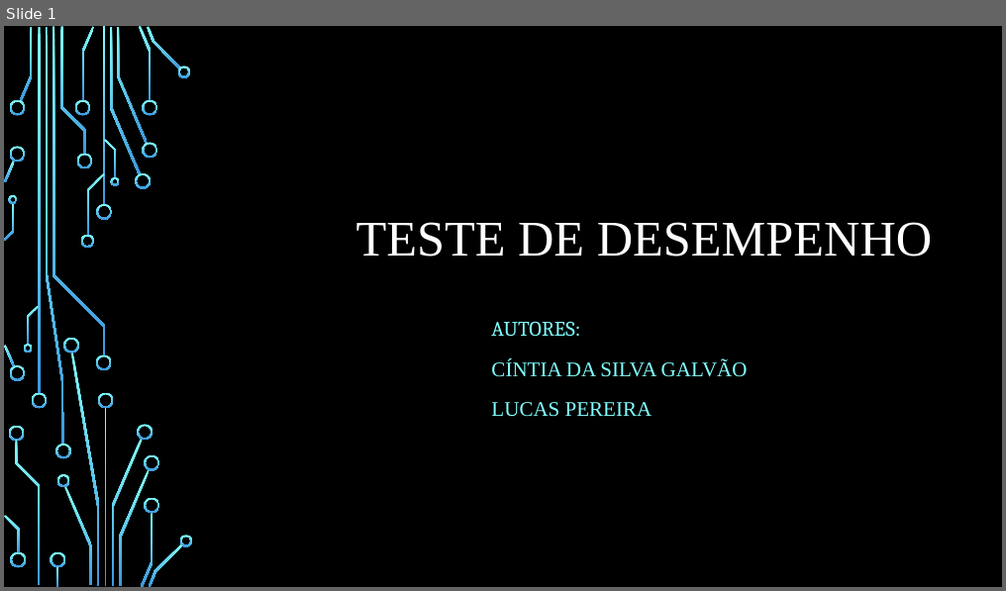
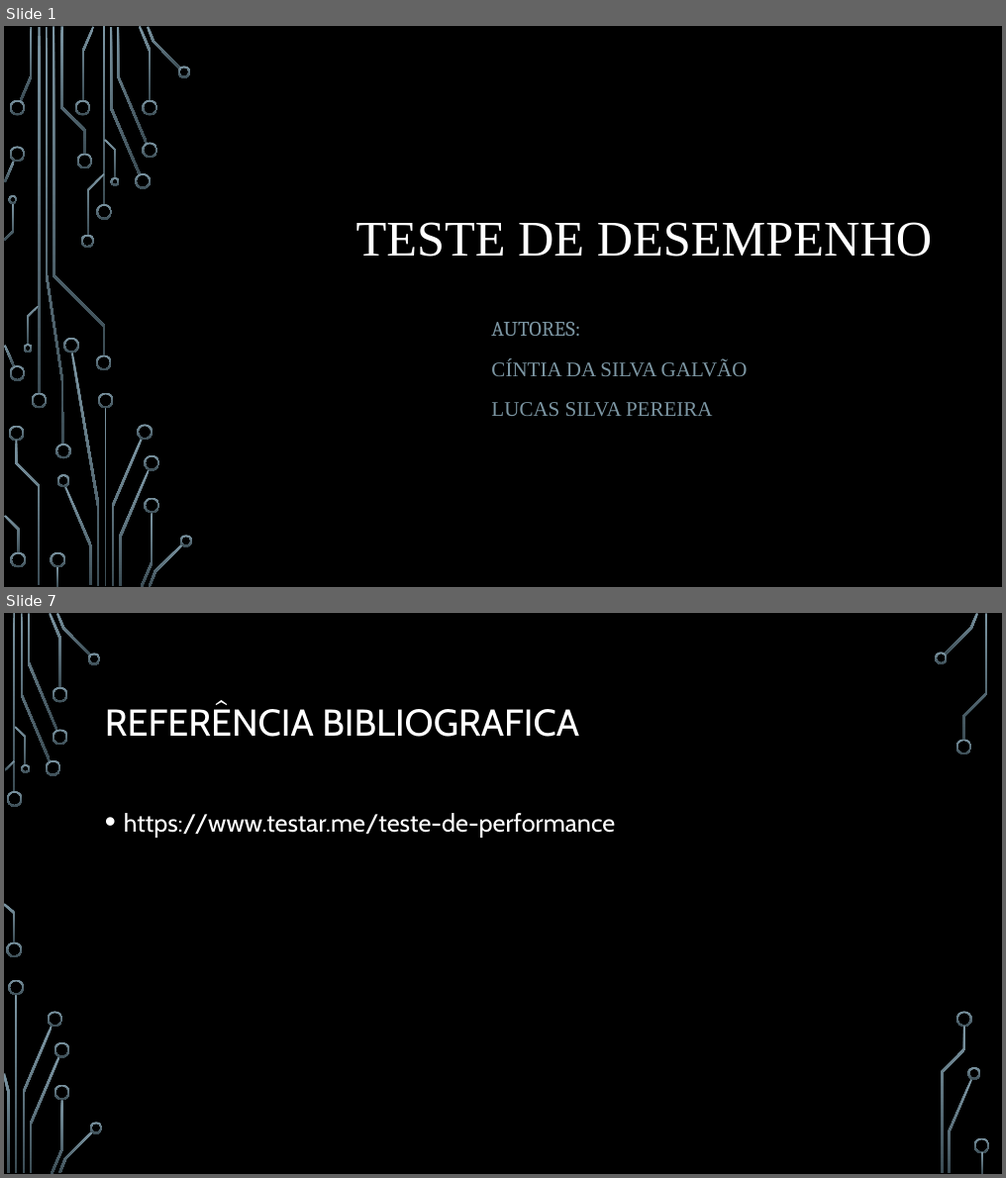
Before and after one commit to cintiags14/Meu-reposit-rio, a slide deck: FTT/Teste de desempenho.pptx. Shown one above the other, each under a label of ours: slide 1 before the commit, slides 1 and 7 after it; the slides between them are not shown. The pictures are 1006x591 and 1006x1178 pixels, drawn with LibreOffice and Linux fonts; fonts in the diff are those of the drawing; background and template pictures are left out. Boxes give left, top, right and bottom in pixels: in the first picture for what was removed or moved away, otherwise in the second. Text is boxed around its words. In the diff, an @@ line names an element or a change of style, - is before the commit and + after.

Commit message:
Teste de desempenho

```diff
--- a/FTT/Teste de desempenho.pptx
+++ b/FTT/Teste de desempenho.pptx
@@ slide 7 added at <box>4,613,1002,1174</box>, background picture (left out) @@
@@ title added at <box>105,704,579,737</box>, 36 pt, text #FFFFFF @@
+REFERÊNCIA BIBLIOGRAFICA
@@ text added at <box>124,813,615,838</box>, 24 pt, text #FFFFFF @@
+• https://www.testar.me/teste-de-performance
@@ group added at <box>4,613,990,1174</box>: 33 freeform shapes, 3 rectangles @@
@@ slide 1 changed as well @@
@@ fill gradient #82FFFF to #3D97DE to gradient #7C96A3 to #3B4C54 in 54 elements at <box>96,204,112,220</box>, <box>96,356,112,372</box>, <box>38,27,40,393</box>, <box>31,393,47,408</box>, <box>20,27,33,101</box>, <box>110,28,141,174</box>, <box>135,174,151,189</box>, <box>117,27,148,144</box>, <box>139,26,152,101</box>, <box>142,142,157,158</box>, <box>142,100,157,116</box>, <box>147,27,181,70</box>, <box>177,66,191,77</box>, <box>82,27,94,101</box>, <box>75,100,91,116</box>, <box>76,154,92,169</box>, <box>64,486,92,586</box>, <box>57,474,70,487</box>, <box>9,100,25,116</box>, <box>4,345,15,367</box>, <box>9,366,25,381</box>, <box>4,161,15,183</box>, <box>9,147,25,163</box>, <box>60,27,86,154</box>, <box>9,426,24,442</box>, <box>15,440,40,585</box>, <box>50,553,65,568</box>, <box>56,568,58,587</box>, <box>10,553,26,568</box>, <box>4,516,20,554</box>, <box>87,174,104,236</box>, <box>81,235,94,249</box>, <box>53,27,105,356</box>, <box>104,139,116,178</box>, <box>110,177,119,186</box>, <box>27,306,40,345</box>, <box>24,344,33,353</box>, <box>5,203,14,240</box>, <box>9,195,18,204</box>, <box>104,408,107,586</box>, <box>112,439,143,586</box>, <box>98,393,114,408</box>, <box>71,353,100,586</box>, <box>63,338,79,353</box>, <box>138,424,152,440</box>, <box>119,470,150,586</box>, <box>141,513,152,587</box>, <box>144,456,159,472</box>, <box>144,497,159,513</box>, <box>149,544,183,587</box>, <box>180,535,193,547</box>, <box>46,27,64,445</box>, <box>55,444,70,459</box>, <box>103,27,105,205</box> @@
@@ subtitle at <box>491,322,747,376</box>: text colour #82FFFF to #7C96A3 in "AUTORES:", "CÍNTIA DA SILVA GALVÃO" @@
@@ subtitle at <box>491,402,713,416</box>: text changed; text colour #82FFFF to #7C96A3 @@
-LUCAS PEREIRA
+LUCAS SILVA PEREIRA
```
Also in this commit, not shown: 5 other slides added, 1 slide removed, 2 other files.
